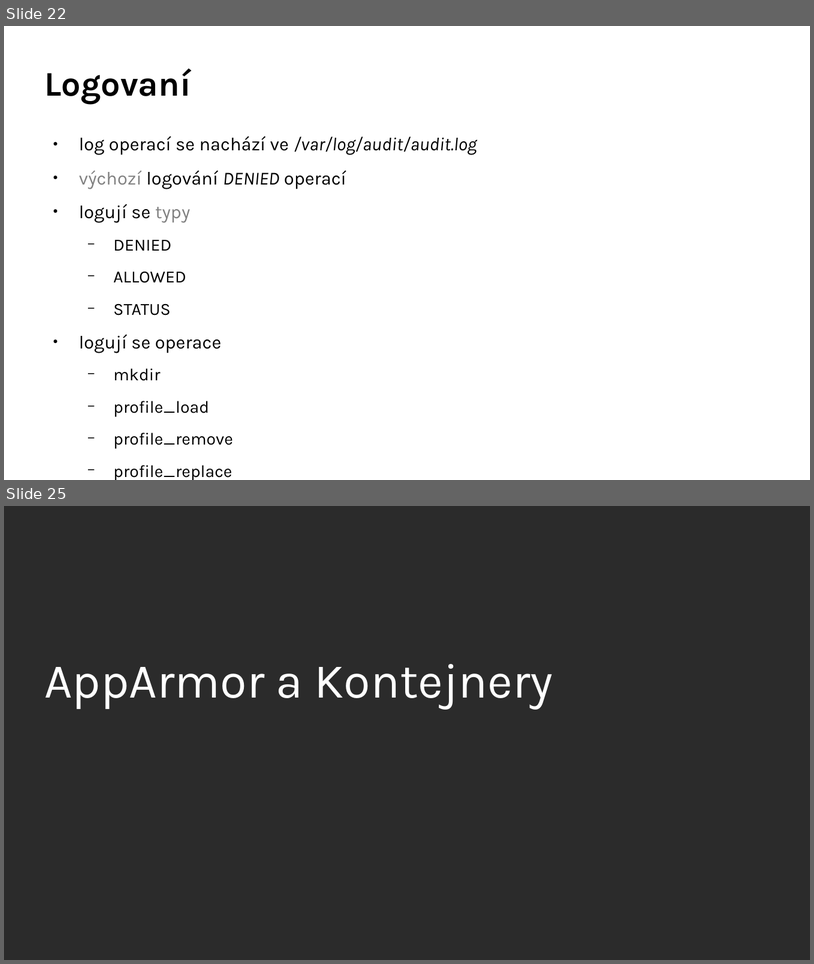
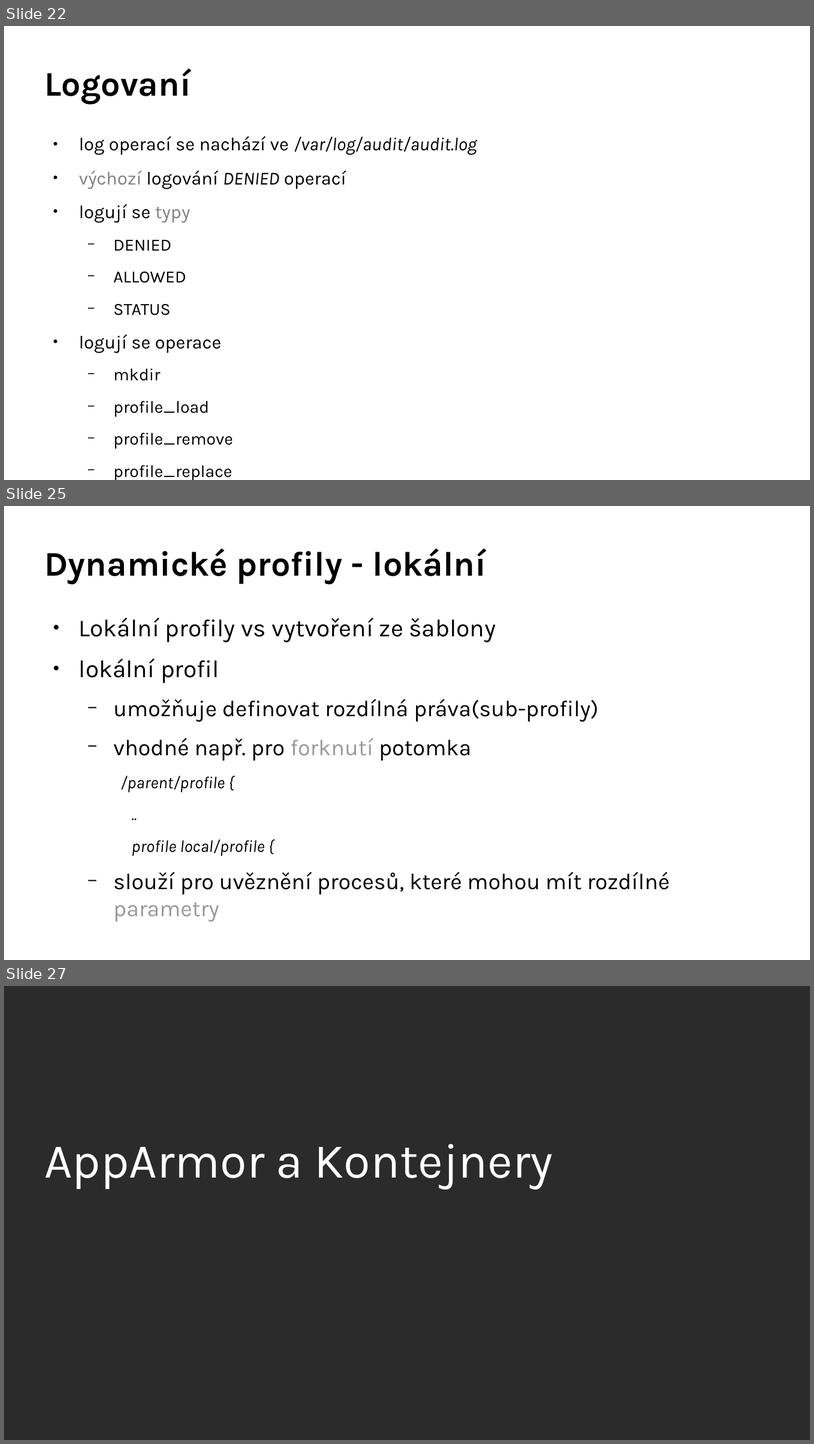
Before and after one commit to djz88/docs, a slide deck: apparmor/apparmor_openalt2017_extended.odp. Shown one above the other, each under a label of ours: slides 22 and 25 before the commit, slides 22, 25 and 27 after it; the slides between them are not shown. The pictures are 814x964 and 814x1444 pixels, drawn with LibreOffice and Linux fonts; fonts in the diff are those of the drawing; background and template pictures are left out; a plain dark background stands for a picture behind light text. Boxes give left, top, right and bottom in pixels: in the first picture for what was removed or moved away, otherwise in the second. Text is boxed around its words. In the diff, an @@ line names an element or a change of style, - is before the commit and + after.

```diff
--- a/apparmor/apparmor_openalt2017_extended.odp
+++ b/apparmor/apparmor_openalt2017_extended.odp
@@ slide 25 added at (4,506,810,960), background #FFFFFF @@
@@ title added at (44,548,487,584), 34 pt, text #000000, bold @@
+Dynamické profily - lokální
@@ text added at (79,618,670,921), 22.2 pt, text #000000 @@
+● Lokální profily vs vytvoření ze šablony
+● lokální profil
+  − umožňuje definovat rozdílná práva(sub-profily)
+  − vhodné např. pro forknutí potomka
+  /parent/profile {
+  ..
+  profile local/profile {
+  − slouží pro uvěznění procesů, které mohou mít rozdílné parametry
@@ what was slide 25 is now slide 27 @@
```
Also in this commit, not shown: 3 slides changed, 7 other slides added, 1 slide removed.
